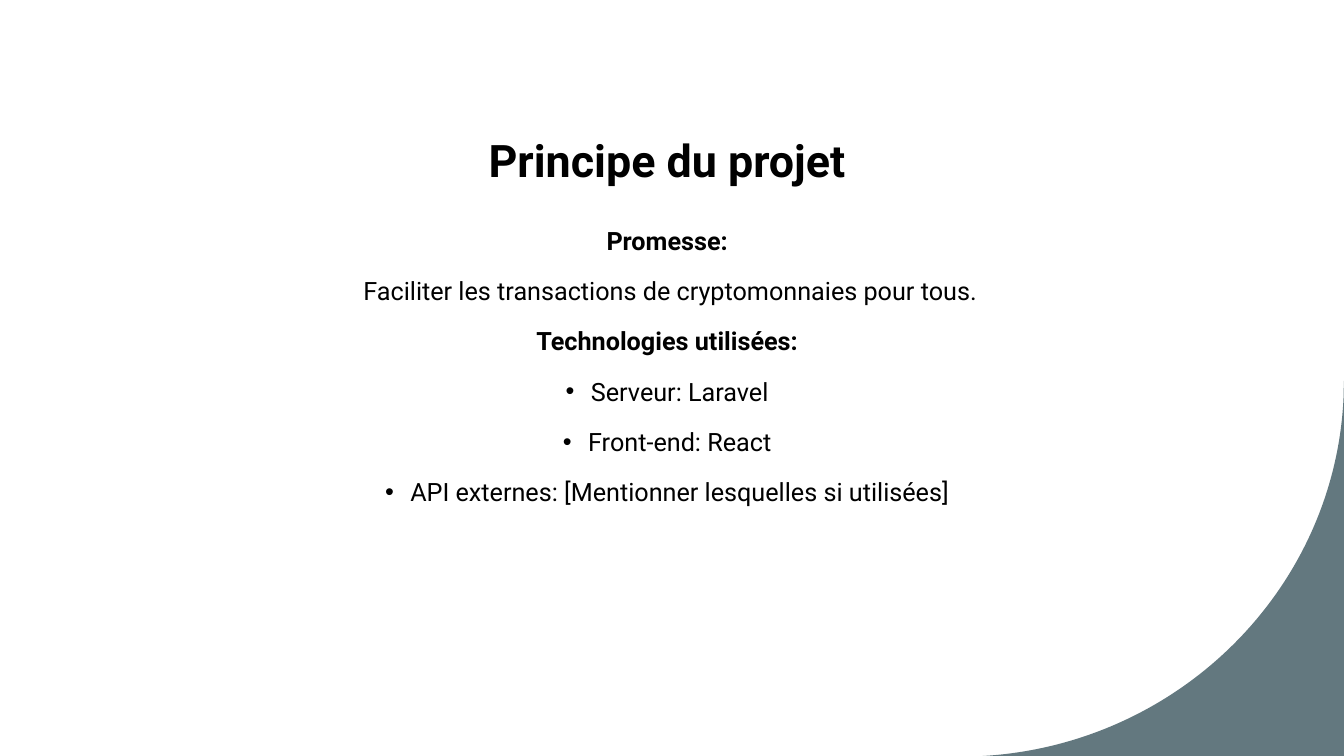
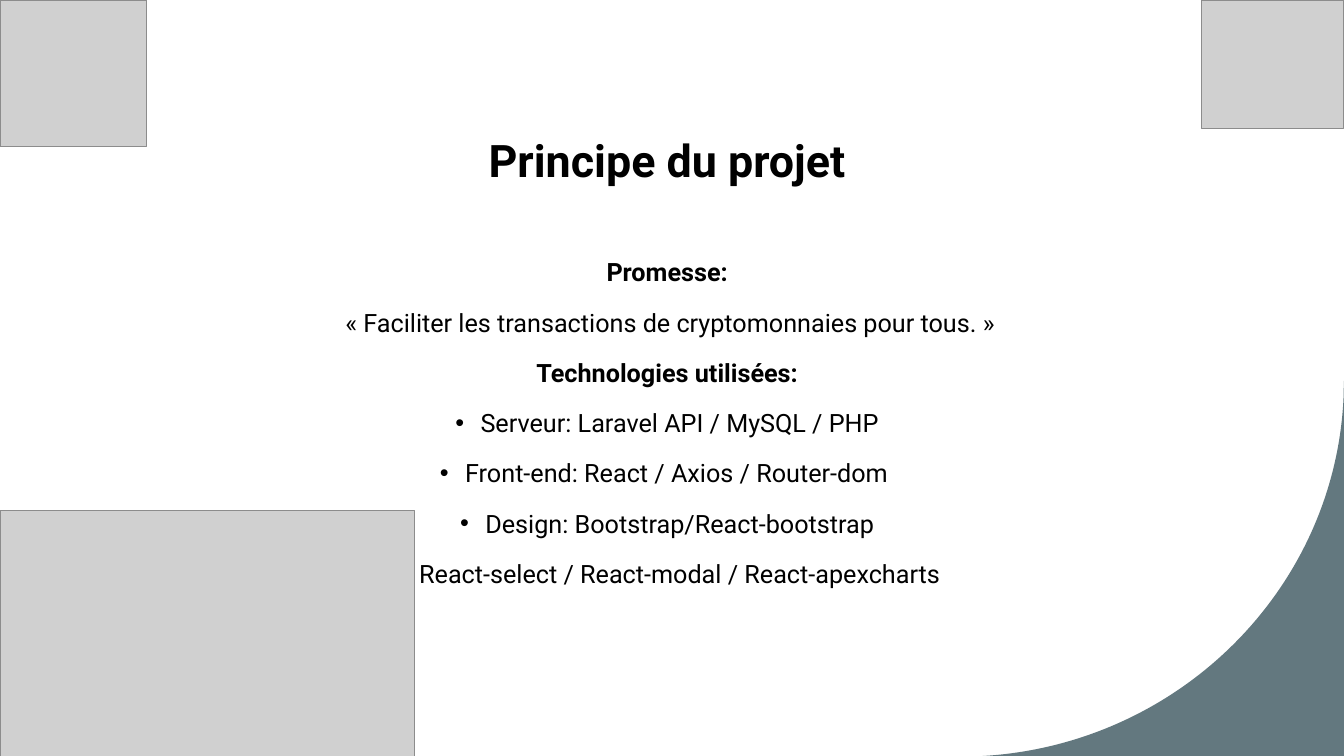
Before and after one commit to FlorentGATTI/projet-finale_bitchest, a slide deck: slide 3 of Bitchest_slides.pptx. Drawn at 1344x756 pixels with LibreOffice and Linux fonts; fonts in the diff are those of the drawing; grey boxes stand for pictures. Boxes give left, top, right and bottom in pixels: in the first picture for what was removed or moved away, otherwise in the second. Text is boxed around its words. In the diff, an @@ line names an element or a change of style, - is before the commit and + after.

```diff
--- a/Bitchest_slides.pptx
+++ b/Bitchest_slides.pptx
@@ picture added at bbox=[0, 0, 146, 146] @@
@@ picture added at bbox=[1202, 0, 1344, 128] @@
@@ text "Promesse:": place and size @@
-text "Promesse:" at bbox=[363, 232, 977, 506]
+text "Promesse:" at bbox=[363, 263, 977, 588]
@@ text at bbox=[363, 313, 977, 338]: text changed @@
-Faciliter les transactions de cryptomonnaies pour tous.
+« Faciliter les transactions de cryptomonnaies pour tous. »
@@ text at bbox=[419, 413, 940, 588]: text changed @@
-• Serveur: Laravel
-• Front-end: React
-• API externes: [Mentionner lesquelles si utilisées]
+• Serveur: Laravel API / MySQL / PHP
+• Front-end: React / Axios / Router-dom
+• Design: Bootstrap/React-bootstrap
+• React-select / React-modal / React-apexcharts
@@ picture added at bbox=[0, 510, 415, 756] @@
```
Also in this commit, not shown: 5 other slides changed, 2 slides added, 2 slides removed, 9 other files.
